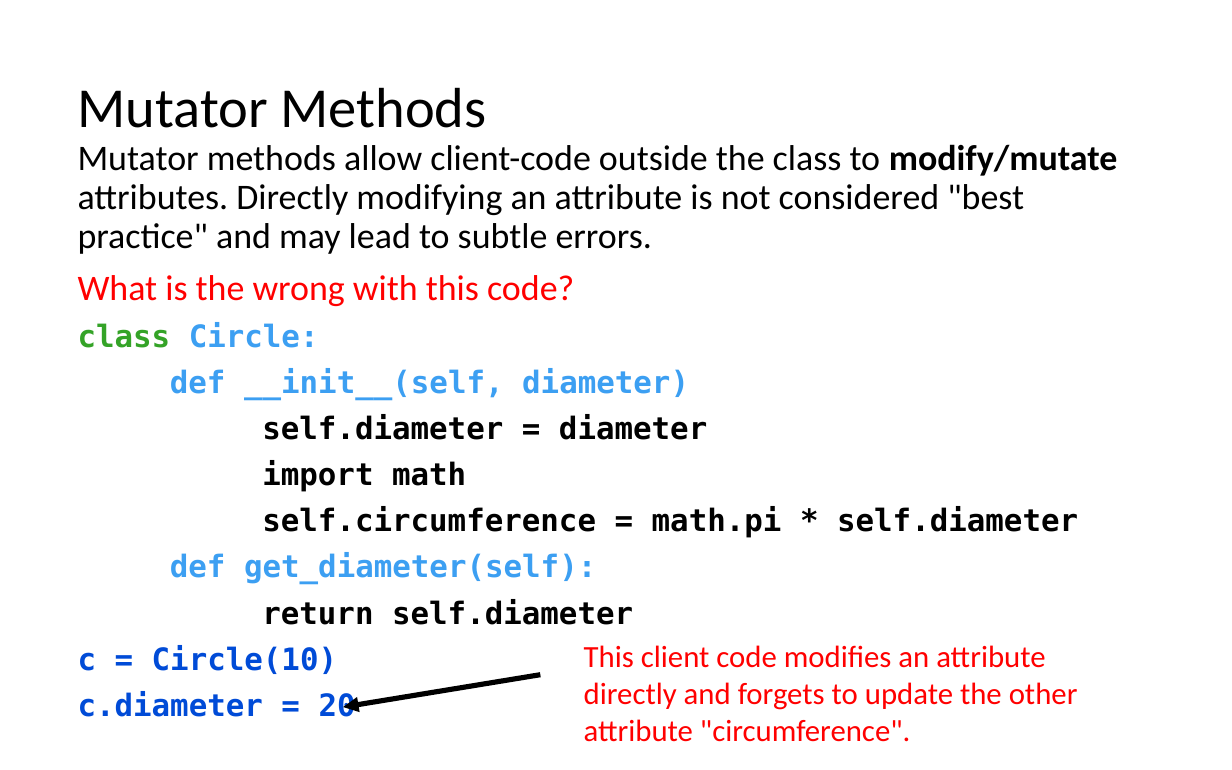
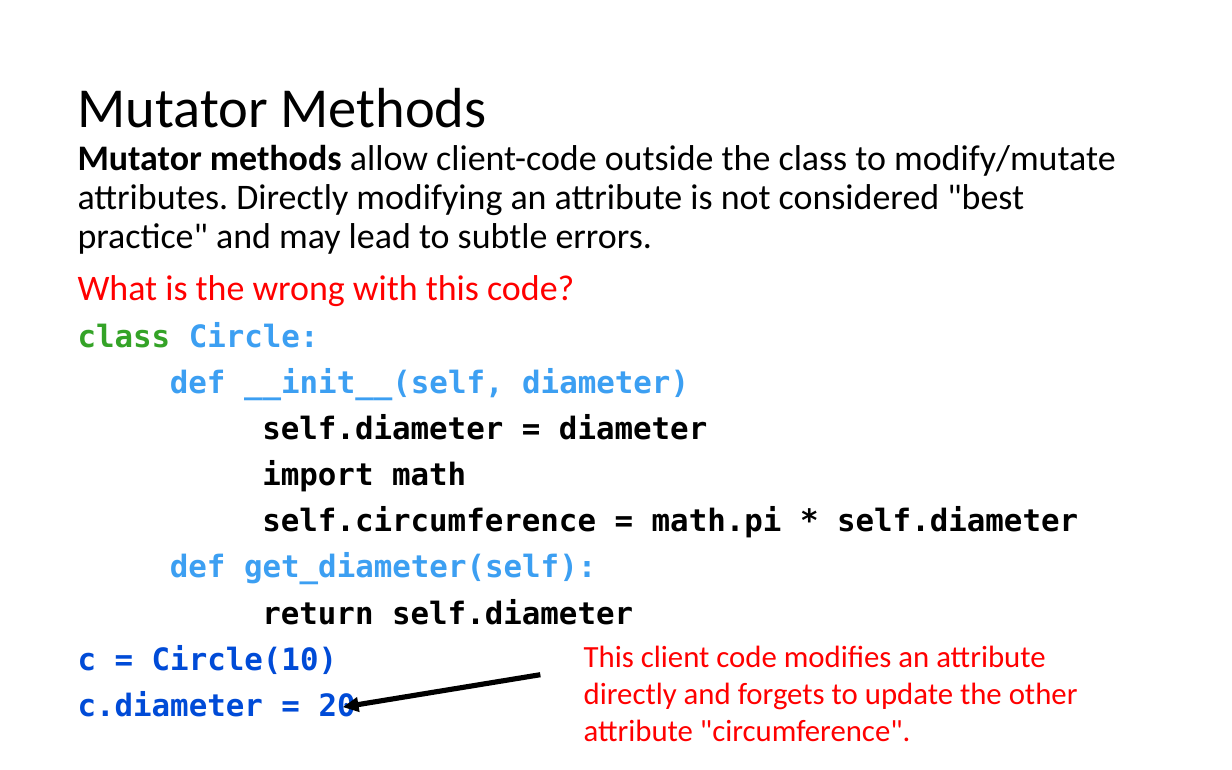
Before and after one commit to LongBaoNguyen/longbaonguyen.github.io, a slide deck: slide 13 of courses/apcsp/lect10.pptx (slide 9 before the commit). Drawn at 1232x770 pixels with LibreOffice and Linux fonts; fonts in the diff are those of the drawing. Boxes give left, top, right and bottom in pixels: in the first picture for what was removed or moved away, otherwise in the second. Text is boxed around its words. In the diff, an @@ line names an element or a change of style, - is before the commit and + after.

```diff
--- a/courses/apcsp/lect10.pptx
+++ b/courses/apcsp/lect10.pptx
@@ text at bbox=[78, 144, 1116, 254]: bold on in "Mutator methods"; bold off in "modify/mutate" @@
```
Also in this commit, not shown: 8 other slides changed, 4 slides added, 1 other file.
